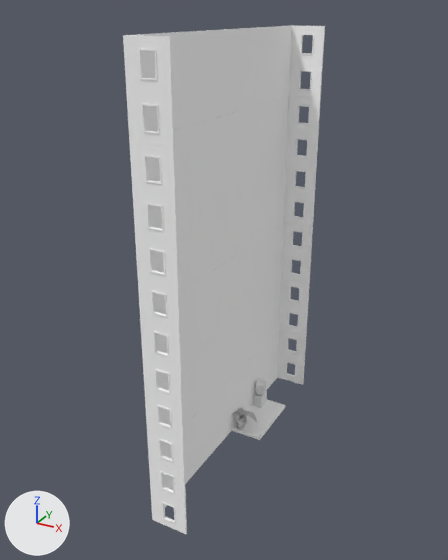
What one commit did to the Blender file Assets/etagen/etage.blend.
Camera for both pictures: a camera (50 mm lens) standing at (14.4, -28.2, 24.9) and looking at (-0.7, -0.7, 11.2). The axes (+X, +Y, +Z) are drawn at lower left. The lights are the same throughout.
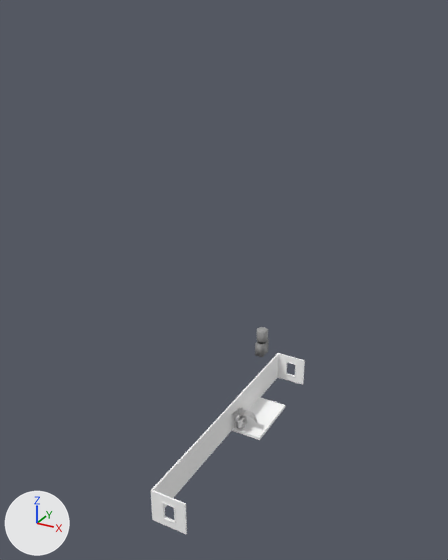
Pixel boxes [x1, y1, x2, y2] of what changed, in the pictures (448 x 560 px):
'Cube.003', deleted: before [123, 26, 325, 473]
'Cube.001', reshaped, modifiers changed (20% narrower, 58% shorter): before [129, 97, 321, 534]; after [151, 353, 305, 534]
'Cube', reshaped, moved (7% wider): before [254, 379, 267, 408]; after [255, 327, 269, 357]
part 1 of me_cube_001, deleted: before [129, 97, 321, 505]

What changed in the scene script:
```text
Add img_wasserspender:
    img_wasserspender = load_image('wasserspender', 'wasserspender.png', 512, 512, 'sRGB')
Add mat_wasserspender:
    mat_wasserspender = principled_material('wasserspender')
    mat_wasserspender.texture = img_wasserspender
Change me_cube_001:
    used by ob_cube_001; location = (0.0, 0.0, 0.0)
    remove me_cube_001.from_pydata(...)  # 72 vertices, 71 faces; spans x -1.05..1.05, y -8.03..0.0, z 0.0..3.99
    add me_cube_001.from_pydata(...)  # 40 vertices, 37 faces; spans x -1.05..1.05, y -8.03..0.0, z 0.0..2.0
    me_cube_001 part 1
    32 vertices are removed from x -1.05..1.05, y -8.03..0.0, z 2.44..3.99
    34 faces are deleted
Change me_cube:
    used by ob_cube; location = (-0.57, 4.18, 0.1)
    remove me_cube.from_pydata(...)  # 52 vertices, 44 faces; spans x -0.39..0.41, y -0.44..0.44, z -0.05..1.75
    add me_cube.from_pydata(...)  # 52 vertices, 43 faces; spans x -0.39..0.41, y -0.44..0.44, z -0.05..1.75
    me_cube part 2: 43 faces spanning x -0.39..0.41, y -0.44..0.44, z -0.05..1.75 switch from no material to mat_wasserspender (picture img_wasserspender)
Remove ob_cube_003:
    ob_cube_003 = bpy.data.objects.new('Cube.003', me_cube_010)
    ob_cube_003.location = (0.0, 0.0, 4.0)
    _m = ob_cube_003.modifiers.new('Mirror', 'MIRROR')
    _m.use_axis = (False, True, False)
    _m = ob_cube_003.modifiers.new('Array', 'ARRAY')
    _m.count = 3
    _m.constant_offset_displace = (0.0, 0.0, 0.0)
    _m.relative_offset_displace = (0.0, 0.0, 2.0)
Change ob_cube_001:
    remove _m = ob_cube_001.modifiers.new('Array', 'ARRAY')
    remove _m.count = 3
    remove _m.constant_offset_displace = (0.0, 0.0, 0.0)
    remove _m.relative_offset_displace = (0.0, 0.0, 2.0)
Change ob_cube:
    ob_cube.location: (-0.57, 4.18, 0.1) -> (-0.57, 4.18, 4.11)
```
